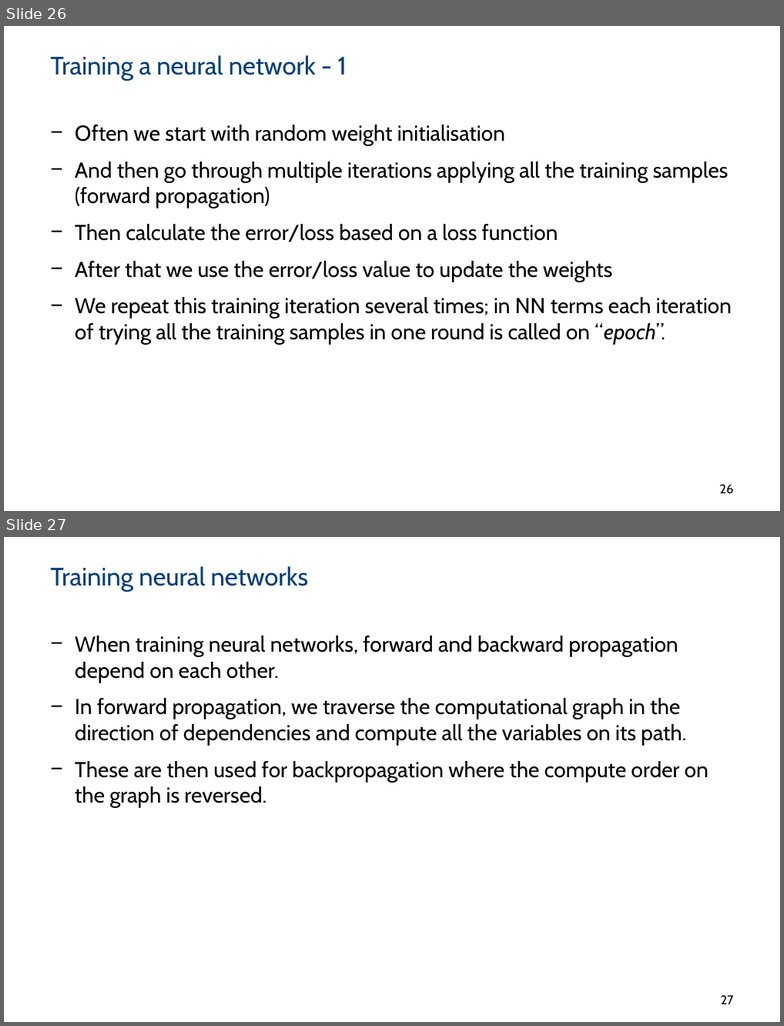
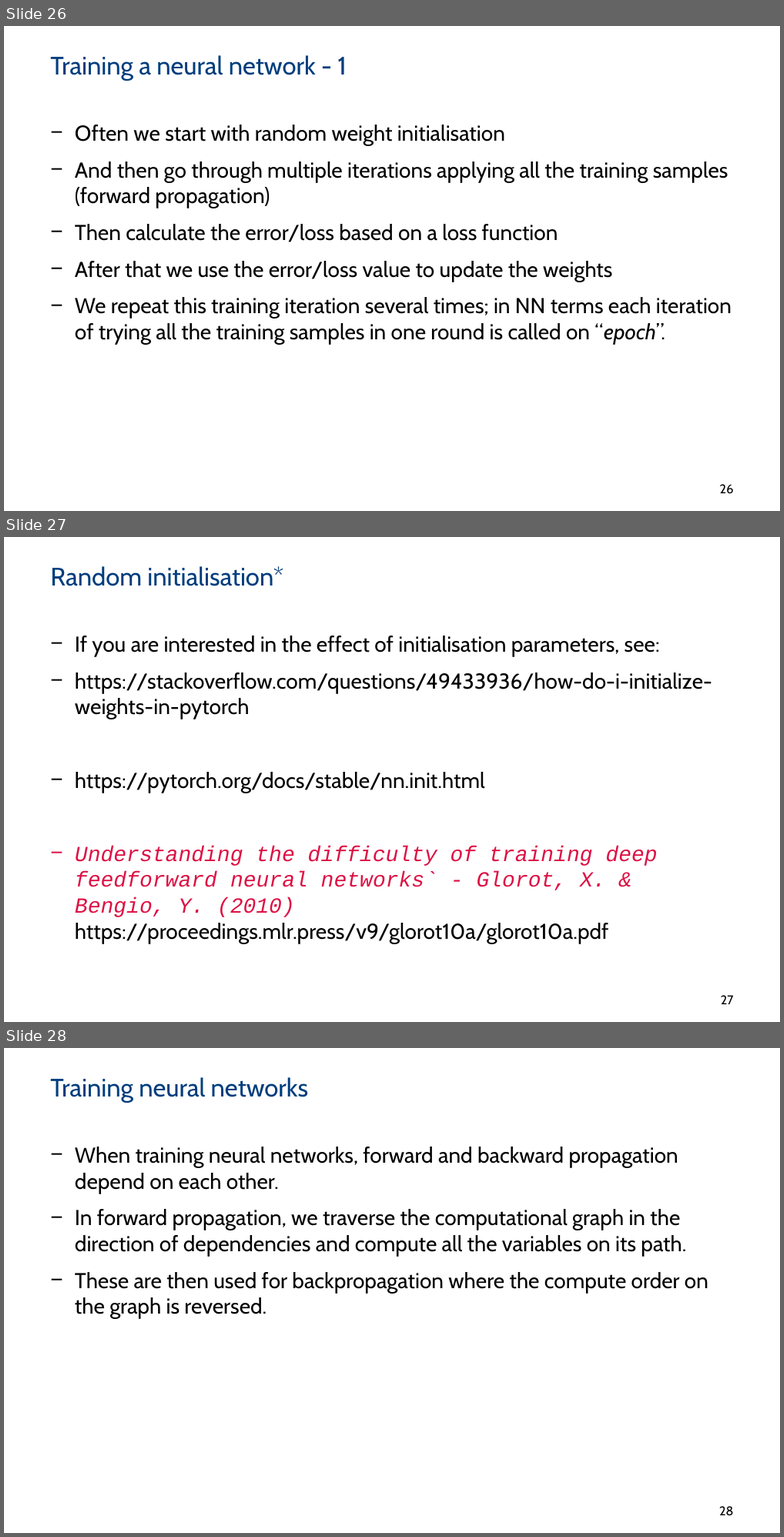
Before and after one commit to PBarnaghi/ML4NS, a slide deck: 06- Neural Networks/ML4NuerScience_NeuralNets.pptx. Shown one above the other, each under a label of ours: slides 26 and 27 before the commit, slides 26, 27 and 28 after it. The pictures are 784x1026 and 784x1537 pixels, drawn with LibreOffice and Linux fonts; fonts in the diff are those of the drawing; background and template pictures are left out. Boxes give left, top, right and bottom in pixels: in the first picture for what was removed or moved away, otherwise in the second. Text is boxed around its words. In the diff, an @@ line names an element or a change of style, - is before the commit and + after.

Commit message:
updated further reading section and slides (40-50) on momentum and adam
Also added more information on initialisation and Newton's method.

```diff
--- a/06- Neural Networks/ML4NuerScience_NeuralNets.pptx
+++ b/06- Neural Networks/ML4NuerScience_NeuralNets.pptx
@@ slide 27 added at [4,537,780,1022], background #FFFFFF @@
@@ title added at [50,566,284,586], 23.3 pt, text #003D7D @@
+Random initialisation*
@@ text added at [75,636,712,944], 20 pt, text #000000 @@
+− If you are interested in the effect of initialisation parameters, see:
+− https://stackoverflow.com/questions/49433936/how-do-i-initialize-weights-in-pytorch
+− https://pytorch.org/docs/stable/nn.init.html
+− Understanding the difficulty of training deep feedforward neural networks` - Glorot, X. & Bengio, Y. (2010) https://proceedings.mlr.press/v9/glorot10a/glorot10a.pdf
@@ page number added at [721,995,734,1004], 11.7 pt, text #000000 @@
+27
@@ what was slide 27 is now slide 28 @@
@@ page number at [719,1506,734,1516]: text changed @@
-27
+28
```
Also in this commit, not shown: 1 slide changed, 1 other slide added.
